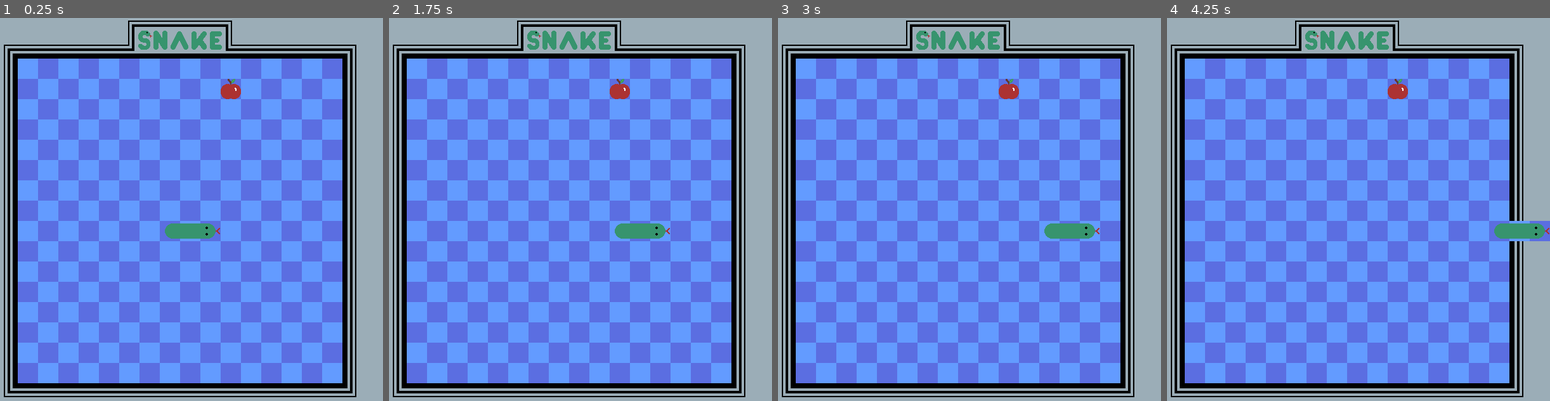
Above: before the commit, frames 1-4 (left to right).
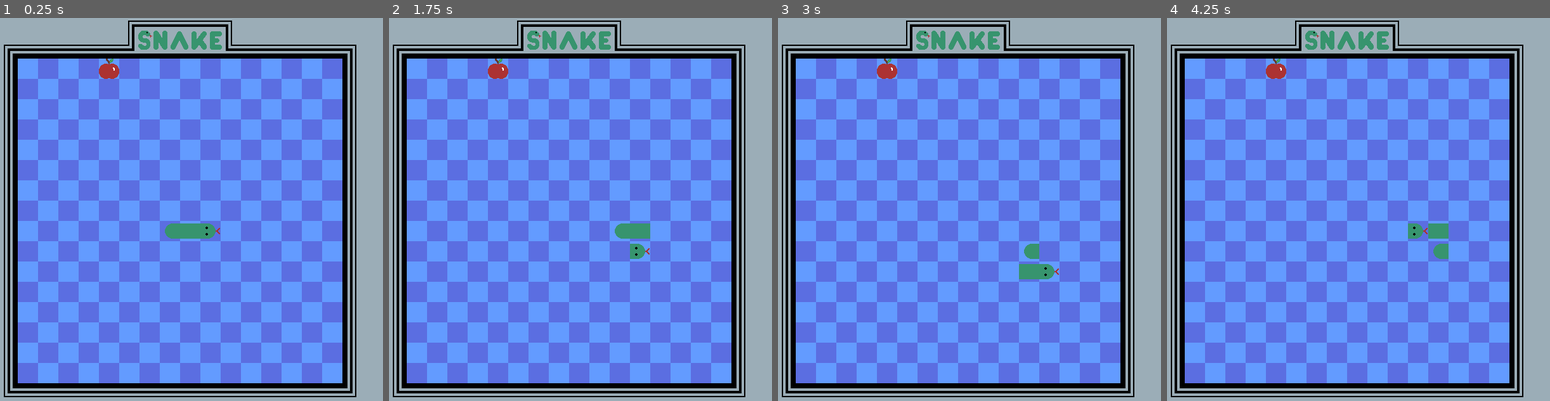
Above: after the commit, the same moments.

Repository: conor-wilson/snake
Game: Godot game, scene res://scenes/snake.tscn
The game is run twice, just before and just after one commit, with the same random seed, the same clock (stepped at 60 frames per second) and the same inputs. This scene is started directly instead of the project's main scene.
Inputs:
- Up to frame 1 (0.25 s): no input
- Up to frame 2 (1.75 s): tap Enter at 0.5 s; hold Right (move_right) 0.53-1.28 s; hold Down (move_down) from 1.28 s (still down)
- Up to frame 3 (3 s): tap Space at 2 s; release Down (move_down) at 2.03 s; hold Right (move_right) 2.03-2.78 s; hold Up (move_up) from 2.78 s (still down)
- Up to frame 4 (4.25 s): tap Enter at 3.5 s; release Up (move_up) at 3.53 s; hold Left (move_left) from 3.53 s (still down)

The runs differ from the first frame. In frame 1, 0.4% of the frame differs, in the area x 25-63%, y 10-22%; in frame 2, 0.7%; in frame 3, 1.4%; in frame 4, 1.6%, in the area x 25-100%, y 10-63%.

Commit message:
Added directional input controls to snake.gd, adapted from player.gd

Diff:
--- a/scenes/snake.gd
+++ b/scenes/snake.gd
@@ -1,4 +1,30 @@
 extends TileMap
+
+## ----- ADAPTED FROM OLD Player NODE SCRIPT ----- ##
+## TODO: Review these features as they likely need to be renamed or adjusted
+
+# The cardinal direction of the snake's head
+var direction : Vector2 = Vector2.RIGHT
+
+# update_direction_from_input (TODO)
+func update_direction_from_input():
+	# TODO: Fix bug where the player can go 180 degrees by quickly pressing 2 buttons.
+	if Input.is_action_pressed("move_up") && direction != Vector2.DOWN:
+		direction = Vector2.UP
+	if Input.is_action_pressed("move_right") && direction != Vector2.LEFT:
+		direction = Vector2.RIGHT
+	if Input.is_action_pressed("move_down") && direction != Vector2.UP:
+		direction = Vector2.DOWN
+	if Input.is_action_pressed("move_left") && direction != Vector2.RIGHT:
+		direction = Vector2.LEFT
+
+
+# Called every frame. 'delta' is the elapsed time since the previous frame.
+func _process(delta):
+	update_direction_from_input()
+
+## ----------------------------------------------- ##
+
 
 var snakeTiles : Array
 
@@ -14,26 +40,28 @@
 # TODO: Descriptor
 func renderNewSnake():
 
+	# Render head
 	set_head_cell(snakeTiles[0], Vector2.RIGHT)
 
+	# Render body
 	var len = snakeTiles.size()
 	for i in range(len-2):
 		set_body_cell(snakeTiles[i+1], Vector2.LEFT, Vector2.RIGHT)
 
+	# Render tail
 	set_tail_cell(snakeTiles[len-1], Vector2.RIGHT)
 
 
+# TODO: Descriptor
 func renderSnakeUpdate(oldTailCoords: Vector2i = Vector2i(-1,-1)):
-
 	set_head_cell(snakeTiles[0], Vector2.RIGHT)
 	set_body_cell(snakeTiles[1], Vector2.LEFT, Vector2.RIGHT)
 	erase_cell(1, oldTailCoords)
 	set_tail_cell(snakeTiles[snakeTiles.size()-1], Vector2.RIGHT)
 
-	pass
 
 # TODO: Descriptor
-func moveSnake(direction: Vector2):
+func moveSnake():
 
 	# Update the snakeTiles array
 	var newHeadCoords = snakeTiles[0] + Vector2i(direction)
@@ -73,12 +101,8 @@
 # TODO: Descriptor
 func set_apple_cell():
 	# TODO: make sure apple doesn't spawn on snake tile
-	var coords = Vector2i(randi_range(2,18), randi_range(2,18))
+	var coords = Vector2i(randi_range(2,17), randi_range(2,17))
 	set_cell(1, coords, 0, Vector2(2,1))
-
-# Called every frame. 'delta' is the elapsed time since the previous frame.
-func _process(delta):
-	pass
 
 
 # TODO: Descriptor
@@ -118,4 +142,4 @@
 
 # TODO: Descriptor
 func _on_ticker_timeout():
-	moveSnake(Vector2.RIGHT)
+	moveSnake()
--- a/scenes/snake_tiles.tres
+++ b/scenes/snake_tiles.tres
@@ -65,5 +65,9 @@
 
 [resource]
 tile_size = Vector2i(32, 32)
+custom_data_layer_0/name = "front"
+custom_data_layer_0/type = 5
+custom_data_layer_1/name = "back"
+custom_data_layer_1/type = 5
 sources/0 = SubResource("TileSetAtlasSource_16y6t")
 pattern_0 = SubResource("TileMapPattern_u6t0o")
